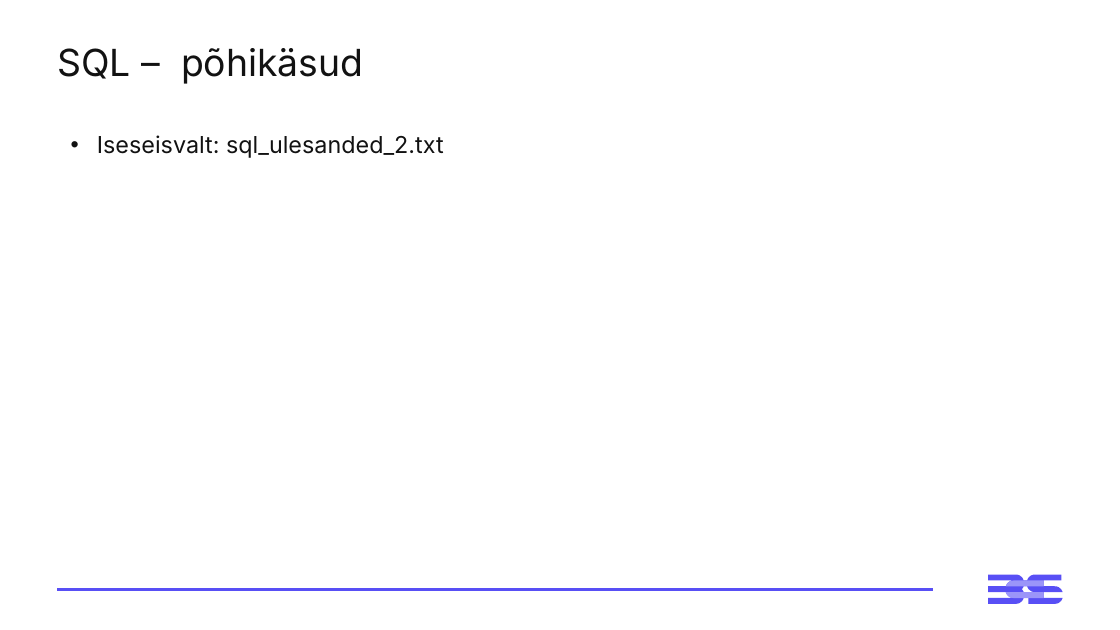
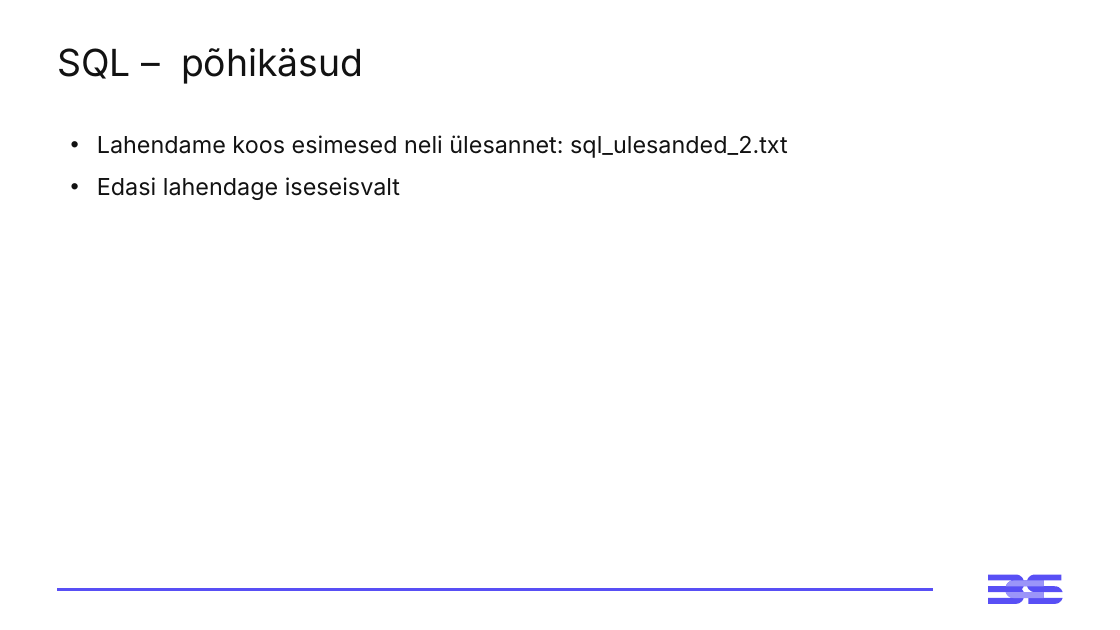
Before and after one commit to virverani/andmetarkus_2026_kevad, a slide deck: slide 10 of Day5/5-paev-andmetarkus-esitlus.pptx (slide 9 before the commit). Drawn at 1120x630 pixels with LibreOffice and Linux fonts; fonts in the diff are those of the drawing. Boxes give left, top, right and bottom in pixels: in the first picture for what was removed or moved away, otherwise in the second. Text is boxed around its words. In the diff, an @@ line names an element or a change of style, - is before the commit and + after.

```diff
--- a/Day5/5-paev-andmetarkus-esitlus.pptx
+++ b/Day5/5-paev-andmetarkus-esitlus.pptx
@@ text at bbox=[97, 135, 788, 200]: text changed @@
-• Iseseisvalt: sql_ulesanded_2.txt
+• Lahendame koos esimesed neli ülesannet: sql_ulesanded_2.txt
+• Edasi lahendage iseseisvalt
```
Also in this commit, not shown: 3 other slides changed, 1 slide removed, 5 other files.
